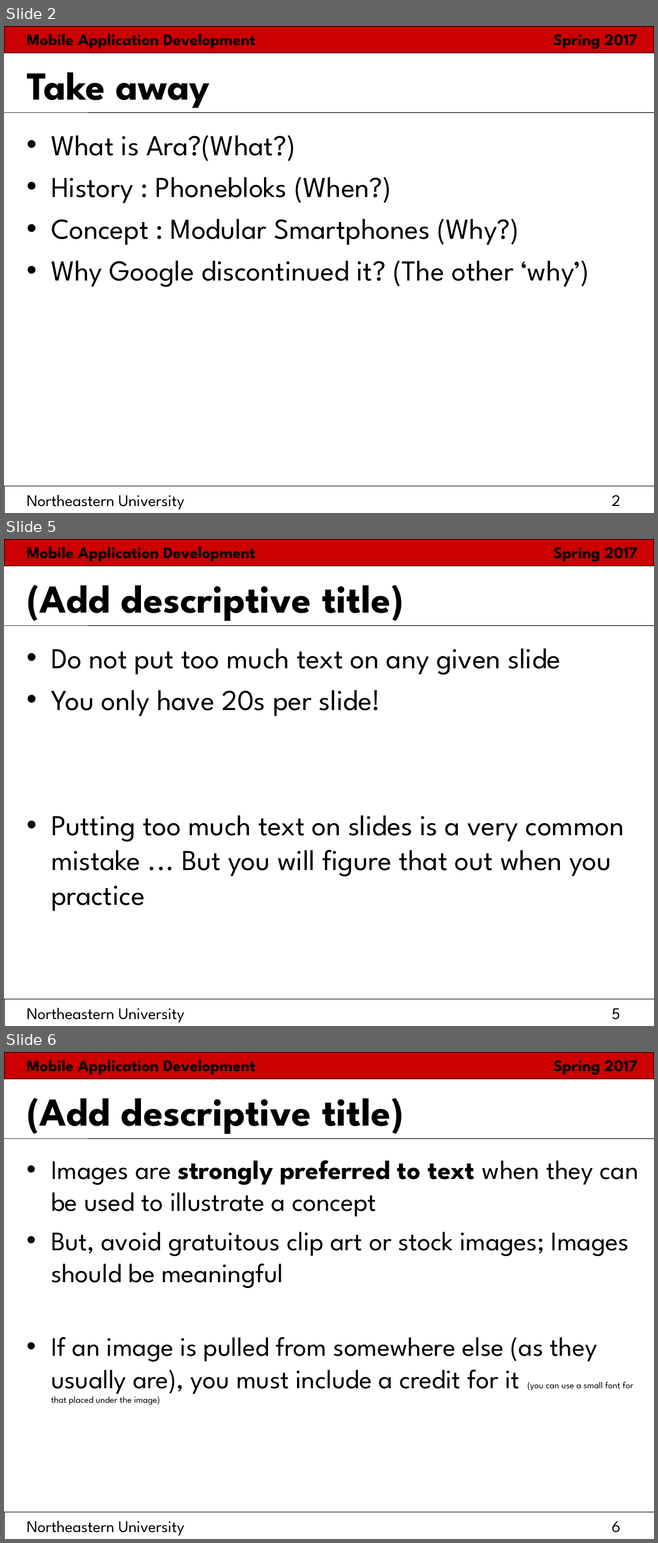
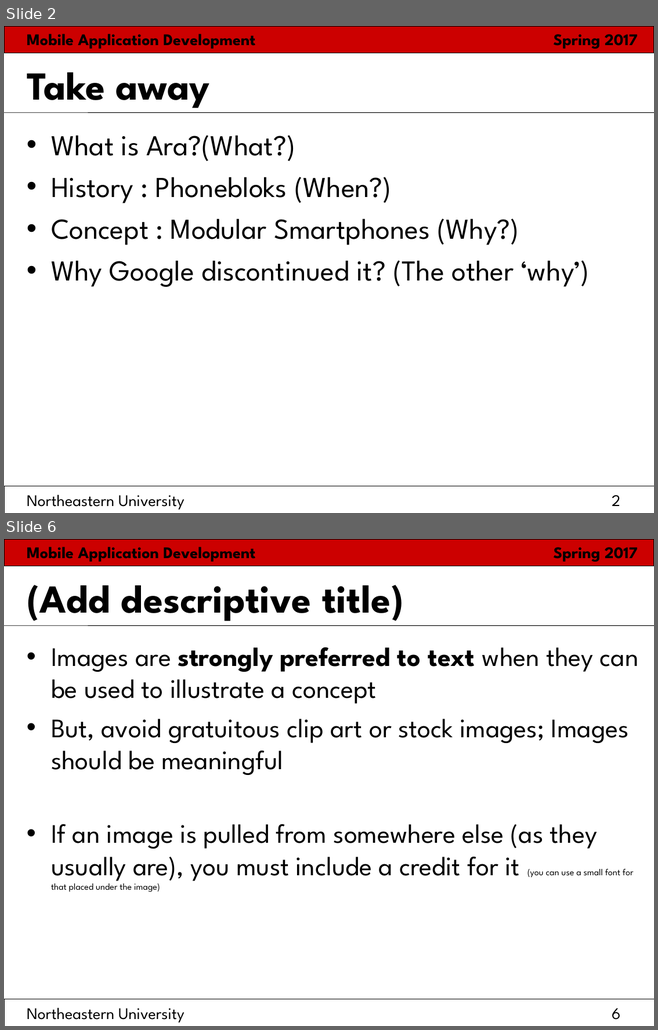
Before and after one commit to bharat94/MAD_Docs, a slide deck: PaperPresentation.ppt. Shown one above the other, each under a label of ours: slides 2, 5 and 6 before the commit, slides 2 and 6 after it; the slides between them are not shown. The pictures are 658x1543 and 658x1030 pixels, drawn with LibreOffice and Linux fonts; fonts in the diff are those of the drawing. Boxes give left, top, right and bottom in pixels: in the first picture for what was removed or moved away, otherwise in the second. Text is boxed around its words. In the diff, an @@ line names an element or a change of style, - is before the commit and + after.

```diff
--- a/PaperPresentation.ppt
+++ b/PaperPresentation.ppt
@@ slide 5 removed at (4, 539, 654, 1026), background #FFFFFF; not listed: 6 template elements that a slide beside it also shows @@
@@ title removed at (27, 585, 404, 621) @@
-(Add descriptive title)
@@ text removed at (51, 648, 623, 911) @@
-• Do not put too much text on any given slide
-• You only have 20s per slide!
-• Putting too much text on slides is a very common mistake ... But you will figure that out when you practice
```
Also in this commit, not shown: 1 slide changed, 2 slides added, 1 other slide removed.
